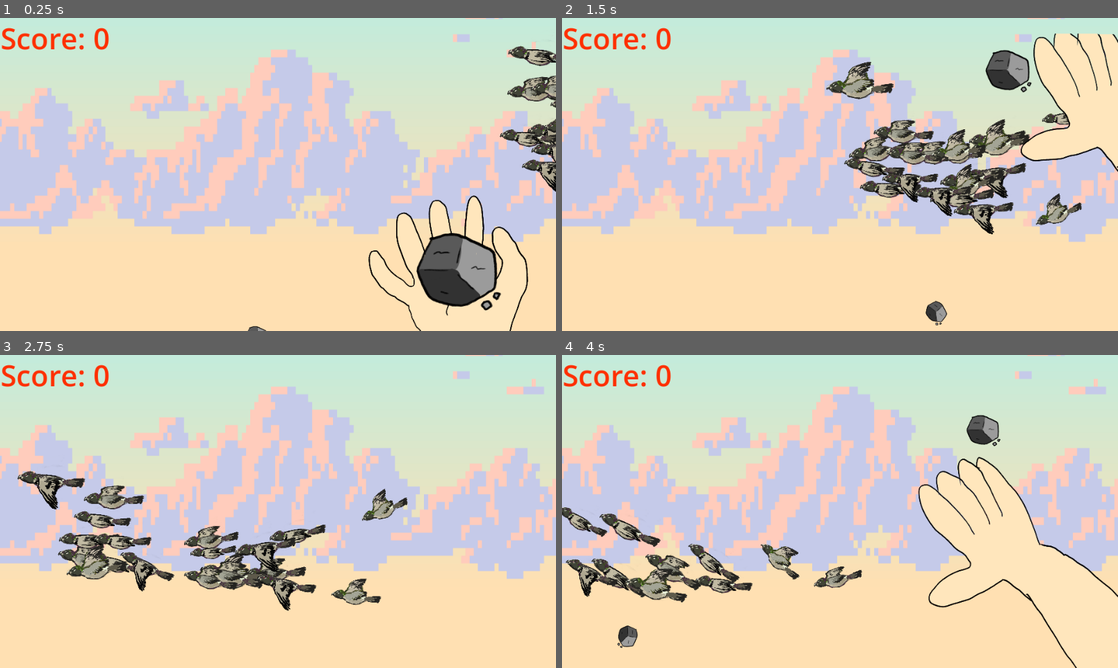
Above: before the commit, frames 1-4 (two rows, left to right).
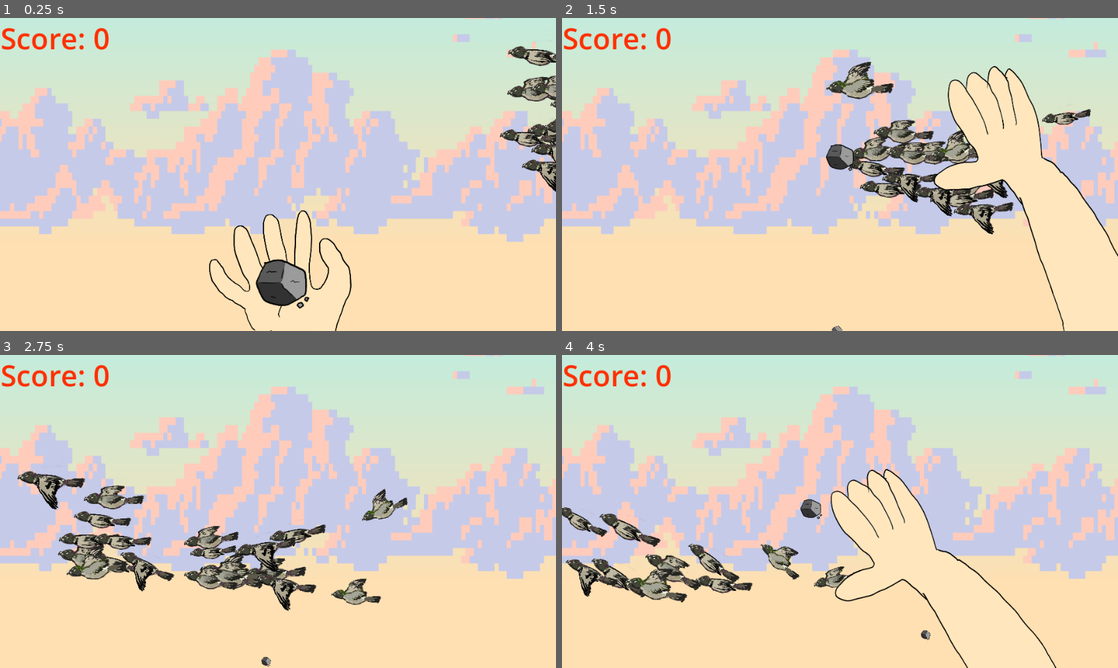
Above: after the commit, the same moments.

Repository: terebigeemu/utsjam
Game: Godot game, scene res://main.tscn
Same seed, same stepped clock (60 frames per second), same inputs: the game is played once before the commit and once after it.
Inputs (mouse positions are in pixels of both pictures, inside the frame that each line leads up to):
- Up to frame 1 (0.25 s): no input
- Up to frame 2 (1.5 s): move the mouse to (962, 158) at 0.52 s; click (962, 158) at 0.6 s; move the mouse to (728, 190) at 1.27 s; click (728, 190) at 1.35 s
- Up to frame 3 (2.75 s): move the mouse to (333, 442) at 2.02 s; click (333, 442) at 2.1 s
- Up to frame 4 (4 s): move the mouse to (812, 574) at 2.77 s; click (812, 574) at 2.85 s; move the mouse to (1006, 558) at 3.52 s; click (1006, 558) at 3.6 s

The runs differ from the first frame. In frame 1, 5.8% of the frame differs, in the area x 37-95%, y 56-100%; in frame 2, 14%, in the area x 47-100%, y 4-100%; in frame 3, less than 0.1%; in frame 4, 11%.

Commit message:
adrian stage

Diff:
--- a/hand.gd
+++ b/hand.gd
@@ -2,26 +2,33 @@
 
 # written by adrian
 
-@export var hand_scroll_offset: float = 0.1
+@export var hand_scroll_factor: float = 0.05
+@export var scroll_offset_x: float = 6000.0
+@export var scroll_offset_y: float = -6
 
 @onready var rock_sprite: AnimatedSprite2D = get_node("Rock")
 @onready var person: Parallax2D = get_node("../../PersonParallax")
 
+var last_scroll_offset: Vector2
+
 # Called when the node enters the scene tree for the first time.
 func _ready() -> void:
 	Globals.throw_in_progress.connect(_on_throw)
-	pass # Replace with function body.
 
 func _on_throw(status: bool) -> void:
 	print("throw signal received")
 	self.play()
 	rock_sprite.play()
+	var mouse_pos = get_viewport().get_mouse_position()
+	last_scroll_offset = hand_scroll_factor * (mouse_pos + Vector2(scroll_offset_x,scroll_offset_y))
 
 func _on_animation_finished() -> void:
 	self.stop()
 	rock_sprite.stop()
+	Globals.throw_finished.emit()
+	print("throw finished")
 
 func _input(event):
-	if event is InputEventMouseMotion:
+	if (event is InputEventMouseMotion) and (Globals.in_motion == false):
 		var mouse_pos = get_viewport().get_mouse_position()
-		person.scroll_offset = hand_scroll_offset * mouse_pos
+		person.scroll_offset = hand_scroll_factor * (mouse_pos + Vector2(scroll_offset_x,scroll_offset_y))
--- a/main.tscn
+++ b/main.tscn
@@ -6,17 +6,17 @@
 [ext_resource type="Texture2D" uid="uid://os3agvkoylkn" path="res://assets/CannonBallPlaceHolder.png" id="3_1bvp3"]
 [ext_resource type="Script" uid="uid://di7voyg60yrjm" path="res://score.gd" id="5_lquwl"]
 [ext_resource type="Texture2D" uid="uid://chjn5o20jwbp2" path="res://Sprites/rockProjectile.png" id="4_a6jrf"]
-[ext_resource type="Texture2D" uid="uid://dso7d3l4pu0kt" path="res://Sprites/handThrow/PNGSet/PNG_0001.png" id="5_lswn8"]
-[ext_resource type="Texture2D" uid="uid://de3yj6bgl4wsh" path="res://Sprites/handThrow/PNGSet/PNG_0002.png" id="6_a6jrf"]
-[ext_resource type="Texture2D" uid="uid://cata8xlg3dijs" path="res://Sprites/handThrow/PNGSet/PNG_0003.png" id="7_xuqvo"]
-[ext_resource type="Texture2D" uid="uid://d1hodslwdo6ok" path="res://Sprites/handThrow/PNGSet/PNG_0004.png" id="8_qsp4k"]
-[ext_resource type="Texture2D" uid="uid://cwjho6nxore86" path="res://Sprites/handThrow/PNGSet/PNG_0005.png" id="9_kq58d"]
-[ext_resource type="Texture2D" uid="uid://cb48xhbg47ylb" path="res://Sprites/handThrow/PNGSet/PNG_0006.png" id="10_seu75"]
-[ext_resource type="Texture2D" uid="uid://bgtqx0a6dx2eh" path="res://Sprites/handThrow/PNGSet/PNG_0007.png" id="11_htxhm"]
-[ext_resource type="Texture2D" uid="uid://d1rgmwn648pbk" path="res://Sprites/handThrow/PNGSet/PNG_0008.png" id="12_jq2sk"]
-[ext_resource type="Texture2D" uid="uid://caxdwpthpsqme" path="res://Sprites/handThrow/PNGSet/PNG_0009.png" id="13_4k2k6"]
-[ext_resource type="Texture2D" uid="uid://bkk2jqohw7ce" path="res://Sprites/handThrow/PNGSet/PNG_0010.png" id="14_0rl1p"]
-[ext_resource type="Texture2D" uid="uid://ddbc48fn7nmnn" path="res://Sprites/handThrow/PNGSet/PNG_0011.png" id="15_ok6jj"]
+[ext_resource type="Texture2D" uid="uid://tik1yxuxuig0" path="res://Sprites/handThrowNew/PNGSet/PNG_0001.png" id="5_a6jrf"]
+[ext_resource type="Texture2D" uid="uid://dadlptj0be55j" path="res://Sprites/handThrowNew/PNGSet/PNG_0002.png" id="6_xuqvo"]
+[ext_resource type="Texture2D" uid="uid://bpn65n1hnonii" path="res://Sprites/handThrowNew/PNGSet/PNG_0003.png" id="7_qsp4k"]
+[ext_resource type="Texture2D" uid="uid://dj7lxn1gyksi0" path="res://Sprites/handThrowNew/PNGSet/PNG_0004.png" id="8_kq58d"]
+[ext_resource type="Texture2D" uid="uid://buq1e7m5sngde" path="res://Sprites/handThrowNew/PNGSet/PNG_0005.png" id="9_seu75"]
+[ext_resource type="Texture2D" uid="uid://cwx6delo4yecn" path="res://Sprites/handThrowNew/PNGSet/PNG_0006.png" id="10_htxhm"]
+[ext_resource type="Texture2D" uid="uid://c7okd5muissc7" path="res://Sprites/handThrowNew/PNGSet/PNG_0007.png" id="11_jq2sk"]
+[ext_resource type="Texture2D" uid="uid://bulg2sv8rrd7n" path="res://Sprites/handThrowNew/PNGSet/PNG_0008.png" id="12_4k2k6"]
+[ext_resource type="Texture2D" uid="uid://cfnqwasnkvgq1" path="res://Sprites/handThrowNew/PNGSet/PNG_0009.png" id="13_0rl1p"]
+[ext_resource type="Texture2D" uid="uid://dwp7ik5eunm3t" path="res://Sprites/handThrowNew/PNGSet/PNG_0010.png" id="14_ok6jj"]
+[ext_resource type="Texture2D" uid="uid://b8n6tunxv3j4v" path="res://Sprites/handThrowNew/PNGSet/PNG_0011.png" id="15_facbu"]
 [ext_resource type="Script" uid="uid://dm1yit8temjax" path="res://hand.gd" id="16_a6jrf"]
 [ext_resource type="Texture2D" uid="uid://kn1x2hl1dmvo" path="res://Sprites/rockThrow/PNGSet/PNG_0001.png" id="16_facbu"]
 [ext_resource type="Texture2D" uid="uid://1gyno8upnfgn" path="res://Sprites/rockThrow/PNGSet/PNG_0002.png" id="17_b1qrp"]
@@ -51,37 +51,37 @@
 animations = [{
 "frames": [{
 "duration": 1.0,
-"texture": ExtResource("5_lswn8")
-}, {
-"duration": 1.0,
-"texture": ExtResource("6_a6jrf")
-}, {
-"duration": 1.0,
-"texture": ExtResource("7_xuqvo")
-}, {
-"duration": 1.0,
-"texture": ExtResource("8_qsp4k")
-}, {
-"duration": 1.0,
-"texture": ExtResource("9_kq58d")
-}, {
-"duration": 1.0,
-"texture": ExtResource("10_seu75")
-}, {
-"duration": 1.0,
-"texture": ExtResource("11_htxhm")
-}, {
-"duration": 1.0,
-"texture": ExtResource("12_jq2sk")
-}, {
-"duration": 1.0,
-"texture": ExtResource("13_4k2k6")
-}, {
-"duration": 1.0,
-"texture": ExtResource("14_0rl1p")
-}, {
-"duration": 1.0,
-"texture": ExtResource("15_ok6jj")
+"texture": ExtResource("5_a6jrf")
+}, {
+"duration": 1.0,
+"texture": ExtResource("6_xuqvo")
+}, {
+"duration": 1.0,
+"texture": ExtResource("7_qsp4k")
+}, {
+"duration": 1.0,
+"texture": ExtResource("8_kq58d")
+}, {
+"duration": 1.0,
+"texture": ExtResource("9_seu75")
+}, {
+"duration": 1.0,
+"texture": ExtResource("10_htxhm")
+}, {
+"duration": 1.0,
+"texture": ExtResource("11_jq2sk")
+}, {
+"duration": 1.0,
+"texture": ExtResource("12_4k2k6")
+}, {
+"duration": 1.0,
+"texture": ExtResource("13_0rl1p")
+}, {
+"duration": 1.0,
+"texture": ExtResource("14_ok6jj")
+}, {
+"duration": 1.0,
+"texture": ExtResource("15_facbu")
 }],
 "loop": 0,
 "name": &"default",
@@ -139,6 +139,7 @@
 
 [node name="Ball" type="RigidBody2D" parent="." unique_id=1336735528]
 position = Vector2(477, 511)
+scale = Vector2(0.1494701, 0.1494701)
 physics_material_override = SubResource("PhysicsMaterial_lquwl")
 contact_monitor = true
 max_contacts_reported = 1
@@ -148,7 +149,7 @@
 [node name="Sprite2D" type="Sprite2D" parent="Ball" unique_id=1380613389]
 position = Vector2(0.308815, 0.33576965)
 rotation = 1.5611644
-scale = Vector2(0.33663708, 0.33663705)
+scale = Vector2(0.149, 0.149)
 texture = ExtResource("4_a6jrf")
 
 [node name="CollisionShape2D" type="CollisionShape2D" parent="Ball" unique_id=1053654649]
@@ -219,18 +220,21 @@
 [connection signal="timeout" from="SpawnTimer" to="." method="_on_spawn_timer_timeout"]
 
 [node name="PersonParallax" type="Parallax2D" parent="." unique_id=1514034068]
+scale = Vector2(0.7846093, 0.7846093)
 scroll_scale = Vector2(0.5, 0)
-scroll_offset = Vector2(-1, 0)
+scroll_offset = Vector2(289, -6)
 
 [node name="Hand" type="AnimatedSprite2D" parent="PersonParallax" unique_id=565728059]
 z_index = 3
-position = Vector2(555, 269.00003)
+position = Vector2(545.4944, 386.17944)
 rotation = 0.0017827663
-scale = Vector2(0.28319618, 0.28319618)
+scale = Vector2(0.32235613, 0.32235613)
 sprite_frames = SubResource("SpriteFrames_u8bke")
 script = ExtResource("16_a6jrf")
 
 [node name="Rock" type="AnimatedSprite2D" parent="PersonParallax/Hand" unique_id=1262262339]
+position = Vector2(-1502.7738, 218.70258)
+scale = Vector2(0.7108116, 0.7108116)
 sprite_frames = SubResource("SpriteFrames_w7tit")
 
 [connection signal="animation_finished" from="PersonParallax/Hand" to="PersonParallax/Hand" method="_on_animation_finished"]
--- a/scripts/ball.gd
+++ b/scripts/ball.gd
@@ -5,8 +5,15 @@
 @export var jump_impulse := 1000.0
 @export var movement_threshold := 700
 
-var should_teleport := false
-var target_pos := Vector2.ZERO
+var should_teleport: bool = false
+var target_pos: Vector2 = Vector2.ZERO
+
+var physics_timer: float = 2.5
+var physics_duration: float = 2.0
+var is_physics_timer_active: bool = true
+
+func _ready() -> void:
+	Globals.throw_finished.connect(_on_throw_finished)
 
 func _input(event: InputEvent) -> void:
 
@@ -14,11 +21,10 @@
 
 	if Input.is_action_just_pressed("launch") and Globals.in_motion == false:
 		target_pos = get_global_mouse_position()
-		should_teleport = true
+		print(target_pos)
 		Globals.throw_in_progress.emit(true)
 		#apply_central_impulse(shoot_dir * jump_impulse)
 
-# Called every frame. 'delta' is the elapsed time since the previous frame.
 func _process(delta: float) -> void:
 
 	if Globals.in_motion == false:
@@ -29,7 +35,11 @@
 	else:
 		Globals.in_motion = false
 
+func _on_throw_finished() -> void:
+	should_teleport = true
+
 func _integrate_forces(state: PhysicsDirectBodyState2D) -> void:
+	print("transforming to " and target_pos)
 	if should_teleport == true:
 		state.transform.origin = target_pos
 		state.linear_velocity = Vector2.ZERO # Optional: stops old momentum
--- a/scripts/globals.gd
+++ b/scripts/globals.gd
@@ -5,5 +5,6 @@
 # written by adrian
 
 signal throw_in_progress(status: bool)
+signal throw_finished()
 
 var in_motion: bool = false
